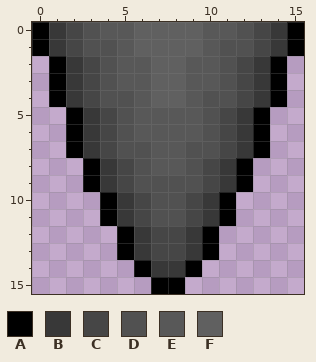
Edited in one commit: pixel-art sprite (res/img/spike_flip.png). The first picture shows the starting point.
The file is 32x32 pixels, drawn in blocks of 2x2; one block is one cell here.
Palette (. is transparent): A #000000  B #383838  C #464646  D #515151  E #585858  F #606060
Pixels before, first column x 0:
 0 ABCDEEFFFFEEDCBA
 1 ABCDDEFFFFEDDCBA
 2 .ABCDEEFFEEDCBA.
 3 .ABCDEEFFEEDCBA.
 4 .ABCDDEFFEDDCBA.
 5 ..ABCDEEEEDCBA..
 6 ..ABCDEEEEDCBA..
 7 ..ABCDDEEDDCBA..
 8 ...ABCDEEDCBA...
 9 ...ABCDDDDCBA...
10 ....ABCDDCBA....
11 ....ABCDDCBA....
12 .....ABCCBA.....
13 .....ABCCBA.....
14 ......ABBA......
15 .......AA.......
And afterwards:
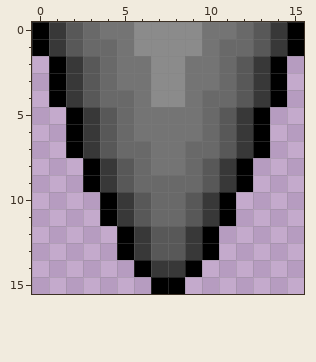
Changes in this commit:
colour C: #464646 -> #585858
colour D: #515151 -> #696969
colour E: #585858 -> #747474
colour F: #606060 -> #8b8b8b
Changed places in both pictures, as pixel boxes (x1, y1, x2, y2):
changed: (66, 22, 270, 260)
